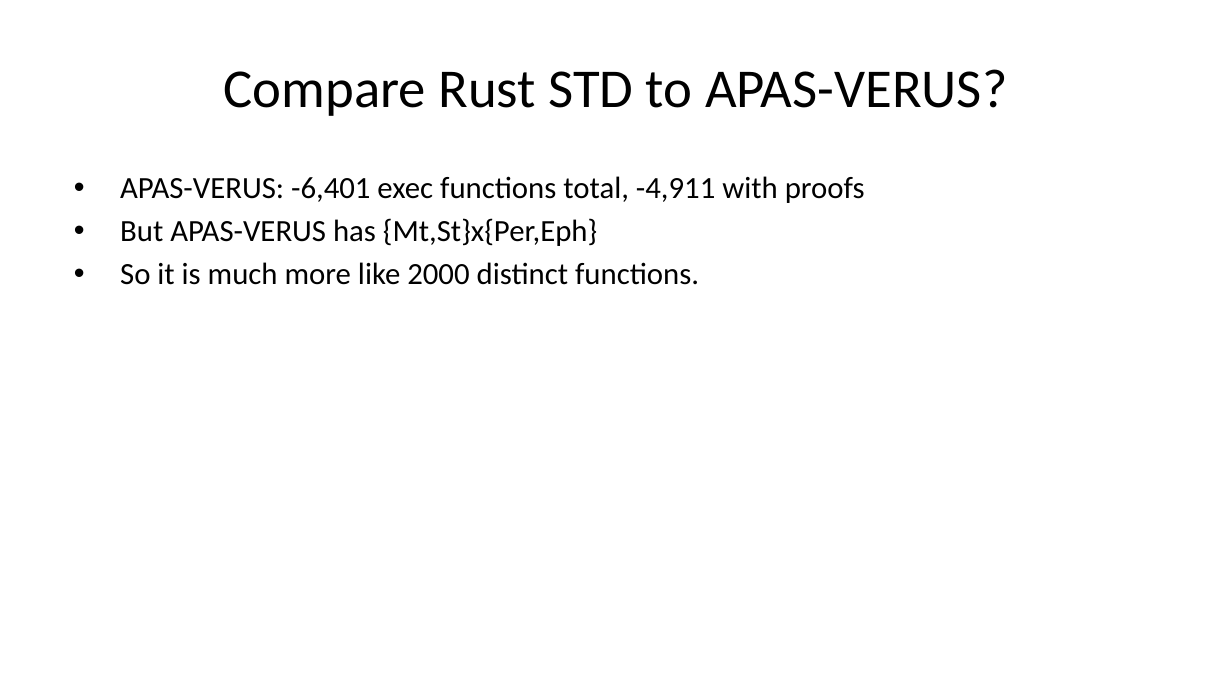
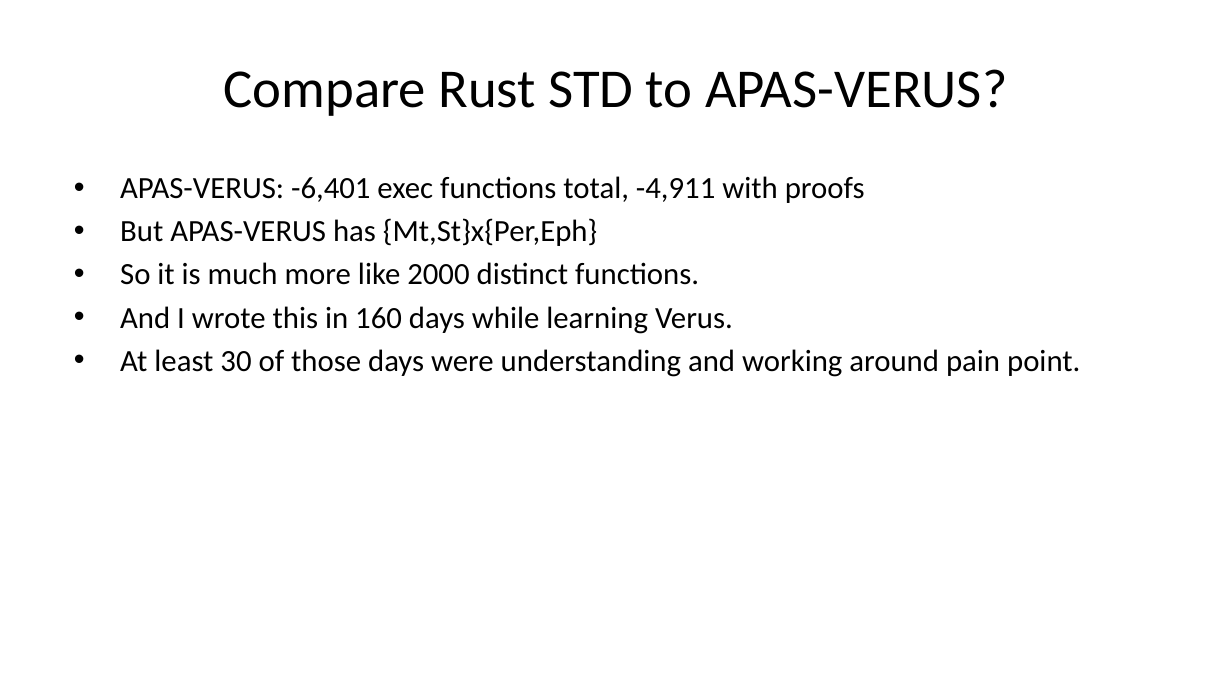
Before and after one commit to briangmilnes/APAS-VERUS, a slide deck: slide 50 of lectures/slidesMSR.pptx. Drawn at 1232x693 pixels with LibreOffice and Linux fonts; fonts in the diff are those of the drawing. Boxes give left, top, right and bottom in pixels: in the first picture for what was removed or moved away, otherwise in the second. Text is boxed around its words. In the diff, an @@ line names an element or a change of style, - is before the commit and + after.

```diff
--- a/lectures/slidesMSR.pptx
+++ b/lectures/slidesMSR.pptx
@@ text at (x1=120, y1=306, x2=1080, y2=377): paragraphs added @@
+• And I wrote this in 160 days while learning Verus.
+• At least 30 of those days were understanding and working around pain point.
```
Also in this commit, not shown: 11 other slides changed, 1 other file.
